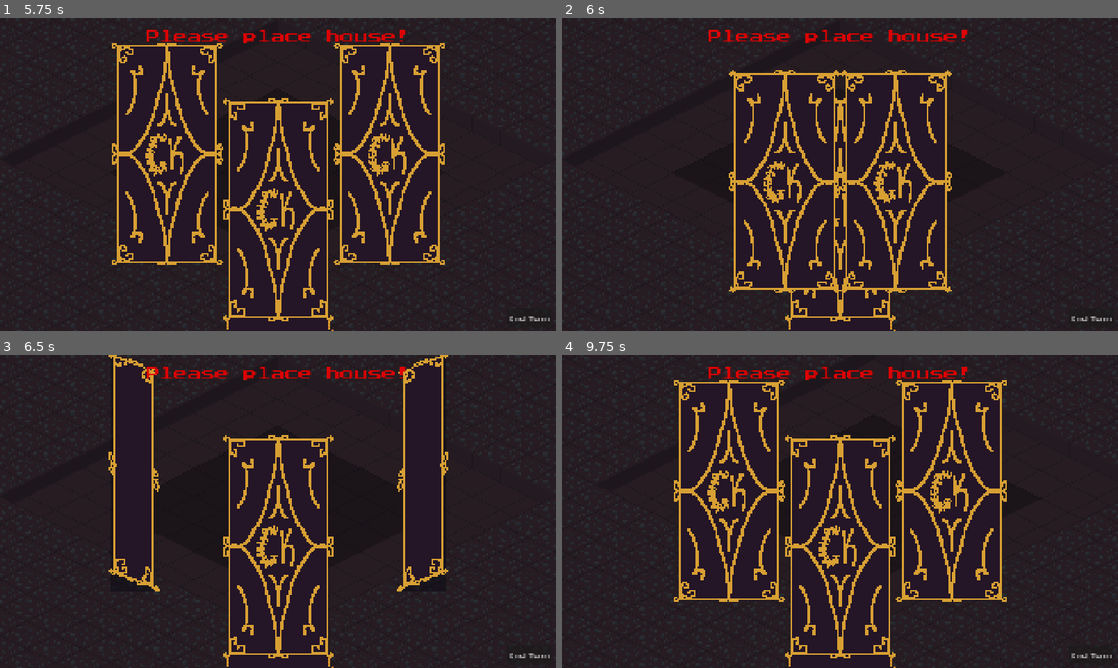
Above: before the commit, frames 1-4 (two rows, left to right).
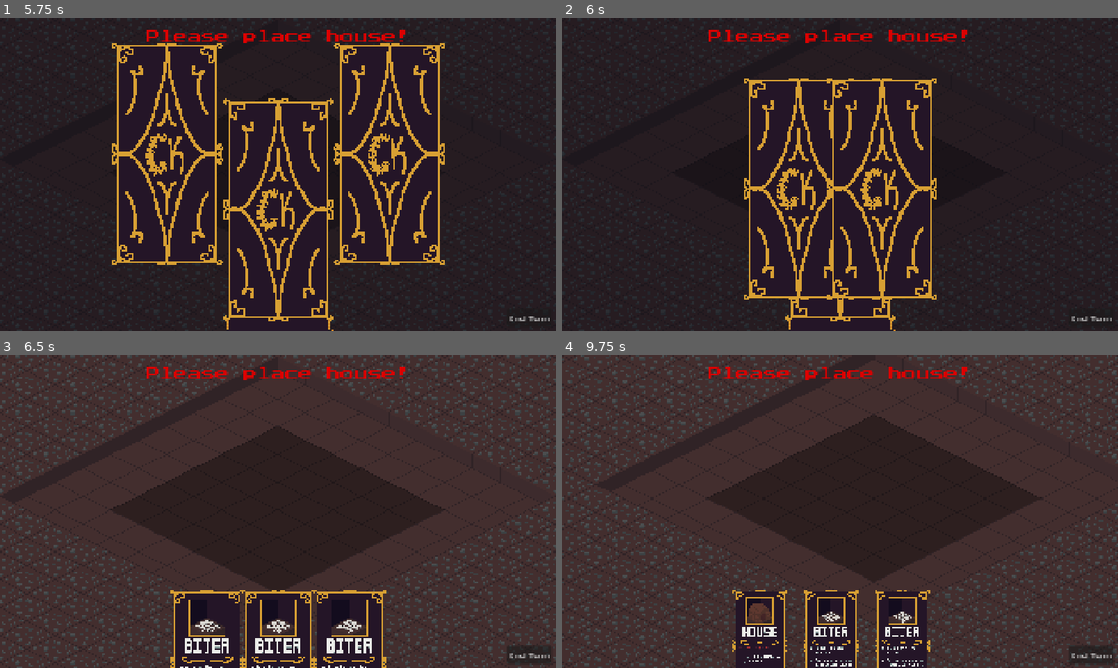
Above: after the commit, the same moments.

Repository: LogCheung/Critterking
Game: Godot game, scene res://World/Scenes/world.tscn
Two runs of this game, one before a commit and one after it. Both use one fixed random seed, a clock stepped at 60 frames per second and the inputs below.
Inputs (mouse positions are in pixels of both pictures, inside the frame that each line leads up to):
- Up to frame 1 (5.75 s): click (272, 215) at 0.5 s; click (500, 58) at 1.25 s; click (133, 136) at 2.02 s; click "End Turn" at 2.75 s; click (272, 215) at 3.5 s; click "End Turn" at 4.25 s; click (133, 136) at 5.02 s
- Up to frame 2 (6 s): click (834, 215) at 5.75 s
- Up to frame 3 (6.5 s): no input
- Up to frame 4 (9.75 s): click (767, 664) at 6.52 s; click "End Turn" at 7.25 s; tap Enter at 8 s; move the mouse to (962, 495) at 8.02 s; press the mouse at (962, 495) at 8.03 s; tap Space at 8.75 s; move the mouse to (728, 527) at 8.77 s; release the mouse at (728, 527) at 8.78 s; tap S (camera_move_down) at 8.85 s; click (728, 527) at 9.05 s; move the mouse to (895, 442) at 9.52 s; hold A (camera_move_left) from 9.53 s (still down)

Frame 1 is identical in both runs. In frame 2, 9.7% of the frame differs, in the area x 30-71%, y 16-90%; in frame 3, 73%; in frame 4, 75%, in the area x 0-100%, y 0-100%.

Commit message:
destroy / some hotfixes all round

Diff:
--- a/minibadkings/TileMap/Scenes/destroy.tscn
+++ b/minibadkings/TileMap/Scenes/destroy.tscn
@@ -1,9 +1,75 @@
-[gd_scene load_steps=3 format=3 uid="uid://chd7ep0osr0l3"]
+[gd_scene load_steps=12 format=3 uid="uid://chd7ep0osr0l3"]
 
+[ext_resource type="Texture2D" uid="uid://dlhx4lxoeh06y" path="res://TileMap/Assets/ruinBreak.png" id="1_nsf1k"]
 [ext_resource type="Script" uid="uid://bf12ijtnudn3f" path="res://TileMap/Scripts/destroy.gd" id="1_u202p"]
 
+[sub_resource type="AtlasTexture" id="AtlasTexture_5etl2"]
+atlas = ExtResource("1_nsf1k")
+region = Rect2(0, 0, 67, 44)
+
+[sub_resource type="AtlasTexture" id="AtlasTexture_cpfib"]
+atlas = ExtResource("1_nsf1k")
+region = Rect2(67, 0, 67, 44)
+
+[sub_resource type="AtlasTexture" id="AtlasTexture_idj0c"]
+atlas = ExtResource("1_nsf1k")
+region = Rect2(134, 0, 67, 44)
+
+[sub_resource type="AtlasTexture" id="AtlasTexture_cys4n"]
+atlas = ExtResource("1_nsf1k")
+region = Rect2(201, 0, 67, 44)
+
+[sub_resource type="AtlasTexture" id="AtlasTexture_x5q18"]
+atlas = ExtResource("1_nsf1k")
+region = Rect2(268, 0, 67, 44)
+
+[sub_resource type="AtlasTexture" id="AtlasTexture_ox00v"]
+atlas = ExtResource("1_nsf1k")
+region = Rect2(335, 0, 67, 44)
+
+[sub_resource type="AtlasTexture" id="AtlasTexture_wnu8d"]
+atlas = ExtResource("1_nsf1k")
+region = Rect2(402, 0, 67, 44)
+
+[sub_resource type="AtlasTexture" id="AtlasTexture_u2rrs"]
+atlas = ExtResource("1_nsf1k")
+region = Rect2(469, 0, 67, 44)
+
 [sub_resource type="SpriteFrames" id="SpriteFrames_u202p"]
+animations = [{
+"frames": [{
+"duration": 1.0,
+"texture": SubResource("AtlasTexture_5etl2")
+}, {
+"duration": 1.0,
+"texture": SubResource("AtlasTexture_cpfib")
+}, {
+"duration": 1.0,
+"texture": SubResource("AtlasTexture_idj0c")
+}, {
+"duration": 1.0,
+"texture": SubResource("AtlasTexture_cys4n")
+}, {
+"duration": 1.0,
+"texture": SubResource("AtlasTexture_x5q18")
+}, {
+"duration": 1.0,
+"texture": SubResource("AtlasTexture_ox00v")
+}, {
+"duration": 1.0,
+"texture": SubResource("AtlasTexture_wnu8d")
+}, {
+"duration": 1.0,
+"texture": SubResource("AtlasTexture_u2rrs")
+}],
+"loop": false,
+"name": &"default",
+"speed": 5.0
+}]
 
 [node name="destroy" type="AnimatedSprite2D"]
+z_index = 4096
 sprite_frames = SubResource("SpriteFrames_u202p")
+frame = 7
+frame_progress = 1.0
 script = ExtResource("1_u202p")
--- a/minibadkings/TileMap/Scripts/building.gd
+++ b/minibadkings/TileMap/Scripts/building.gd
@@ -32,6 +32,7 @@
 func _ready() -> void:
 	match_type()
 	tile = tileWorld.ground.local_to_map(global_position)
+	tileWorld.ground.set_cell(tile,0,Vector2(0,0),2)
 	doorstepTile = tile + Vector2i(1,0)
 	anim.play("build")
 
@@ -95,9 +96,17 @@
 		occupant.terminate()
 
 func remove() -> void:
+	type = TYPE.RUINS
+	if type == TYPE.HOUSE:
+		var buildings = get_tree().get_nodes_in_group("BUILDING")
+		buildings = buildings.filter(func(b):return b.type == Building.TYPE.HOUSE)
+		if buildings.is_empty():
+			ui.game_over.emit()
+
 	tileWorld.ground.set_cell(tile,0,Vector2(0,0),1)
+	queue_free()
 	tileWorld.handle_navigable_cells()
-	queue_free()
+
 
 func _on_hurt_box_area_entered(area: Area2D) -> void:
 	if !type == TYPE.TRAP : return
--- a/minibadkings/TileMap/Scripts/destroy.gd
+++ b/minibadkings/TileMap/Scripts/destroy.gd
@@ -1,4 +1,6 @@
 extends AnimatedSprite2D
 
 func _ready() -> void:
-	pass
+	play("default")
+	await animation_finished
+	queue_free()
--- a/minibadkings/TileMap/Scripts/tile_world.gd
+++ b/minibadkings/TileMap/Scripts/tile_world.gd
@@ -32,11 +32,14 @@
 		unit_tiles.append(group.tile)
 
 	var buildingsCells = get_tree().get_nodes_in_group("BUILDING")
+	#var buildings = buildingsCells
 	buildingsCells = buildingsCells.filter(func(b: Building):return b.type != b.TYPE.TRAP)
 	buildingsCells = buildingsCells.map(func(b : Building):return b.tile)
-	# change tile data for buildings
-	for cell in buildingsCells:
-		ground.set_cell(cell,0,Vector2(0,0),2)
+	# change tile data for buildings is done in building ready script
+	#for cell in buildingsCells:
+		#ground.set_cell(cell,0,Vector2(0,0),2)
+
+
 
 	var navCells : Array = ground.get_used_cells_by_id(0,Vector2(0,0),0)
 	navCells.append_array(ground.get_used_cells_by_id(0,Vector2(0,0),1))
@@ -83,3 +86,11 @@
 		outskirt_tiles.append(Vector2i(x,pos.y - 1))
 	for tile in outskirt_tiles:
 		ground.set_cell(tile,0,Vector2(0,0),4)
+
+func draw_build_area() -> void:
+	var start = Vector2i(6,-2)
+	var end = Vector2i(11,3)
+	var extra = Global.expansions
+	for x in range(start.x - extra, end.x + extra):
+		for y in range(start.y - extra, end.y + extra):
+			ground.set_cell(Vector2i(x,y),0,Vector2(0,0),1)
--- a/minibadkings/UI/Scenes/card.gd
+++ b/minibadkings/UI/Scenes/card.gd
@@ -60,9 +60,9 @@
 	tile = world.tile2
 	var ploppableTiles = tileWorld.ground.get_used_cells_by_id(0,Vector2(0,0),1)
 	var hoverTiles = tileWorld.hover.get_used_cells()
-	#var occupiedTiles = tileWorld.ground.get_used_cells_by_id(0,Vector2(0,0),3)
 	ploppableTiles = ploppableTiles.filter(func(t):return hoverTiles.has(t))
 	var groupNode = get_tree().get_first_node_in_group("GROUPSNODE")
+
 	if ploppableTiles.has(tile):
 		if type > 3:
 			plop_building()
@@ -74,16 +74,20 @@
 		await get_tree().create_timer(.2).timeout
 		groupNode.add_child(group)
 
-		# remove self
-		selected = false
-		Global.cardsInHand.remove_at(Global.cardsInHand.find(self))
-		refresh_positions()
-		queue_free()
+		remove_self()
 	else:
+		if check_if_merge(tile) : remove_self()
+		if check_destroy(tile): remove_self()
 		sprite_2d.scale = Vector2(1.0,1.0)
 		position = default_position
 		selected = false
 	tileWorld.handle_navigable_cells()
+
+func remove_self() -> void:
+	selected = false
+	Global.cardsInHand.remove_at(Global.cardsInHand.find(self))
+	refresh_positions()
+	queue_free()
 func plop_building() -> void:
 	var buildingNode = get_tree().get_first_node_in_group("BUILDINGSNODE")
 	var building = BUILDING.instantiate()
@@ -119,6 +123,37 @@
 	if takenTiles.has(Vector2i(plopTile)): return true
 	return false
 
+func check_destroy(plopTile : Vector2) -> bool:
+	var buildTiles = tileWorld.ground.get_used_cells_by_id(0,Vector2(0,0),2)
+	if type != CARDTYPE.DESTROY : return false
+	if !buildTiles.has(Vector2i(plopTile)): return false
+	# tile is showing tilemap coords
+	var buildings = get_tree().get_nodes_in_group("BUILDING")
+
+	# create destruction
+	var des = preload("res://TileMap/Scenes/destroy.tscn").instantiate()
+	des.global_position = tileWorld.ground.map_to_local(plopTile)
+	world.add_child(des)
+	for b : Building in buildings:
+		if b.tile == Vector2i(plopTile):
+			b.remove()
+			return true
+	return false
+
+func check_if_merge(plopTile : Vector2) -> bool:
+	var groups = get_tree().get_nodes_in_group("ALLYGROUP")
+	var targetGroup : AllyGroup
+	# Identify group that is going to be upgraded
+	for g : AllyGroup in groups:
+		if !g.tile == plopTile : continue
+		targetGroup = g
+
+	if is_instance_valid(targetGroup):
+		targetGroup.being_upgraded.emit()
+		return true
+
+	return false
+
 func randomize_type() -> void:
 	match rolltype:
 		ROLLTYPE.GENERAL:
--- a/minibadkings/UI/Scenes/ui.tscn
+++ b/minibadkings/UI/Scenes/ui.tscn
@@ -329,18 +329,18 @@
 offset = Vector2(960, 540)
 
 [node name="newgame" type="Button" parent="gameover/over"]
-offset_left = 3.0
-offset_top = 147.0
-offset_right = 97.0
-offset_bottom = 178.0
+offset_left = 13.0
+offset_top = 877.0
+offset_right = 587.0
+offset_bottom = 1076.0
 focus_mode = 0
 flat = true
 
 [node name="title" type="Button" parent="gameover/over"]
-offset_left = 242.0
-offset_top = 147.0
-offset_right = 318.0
-offset_bottom = 178.0
+offset_left = 1460.0
+offset_top = 875.0
+offset_right = 1912.0
+offset_bottom = 1076.0
 focus_mode = 0
 flat = true
 
--- a/minibadkings/UI/Scripts/ui.gd
+++ b/minibadkings/UI/Scripts/ui.gd
@@ -89,6 +89,12 @@
 	%nights.text = str(Global.nights)
 
 func _on_show_pressed() -> void:
+	if anim.is_playing():return
+	var cardSprites = get_tree().get_nodes_in_group("CARD")
+
+	for card : Card in cardSprites:
+		if !card.for_show : continue
+		if card.visible: return
 	$Shuffle
 	%Shuffle.play()
 	anim.play("cardshow")
--- a/minibadkings/Units/Scenes/enemy.tscn
+++ b/minibadkings/Units/Scenes/enemy.tscn
@@ -19,7 +19,7 @@
 height = 4.0
 
 [sub_resource type="RectangleShape2D" id="RectangleShape2D_ubmlb"]
-size = Vector2(8, 15)
+size = Vector2(10, 15)
 
 [sub_resource type="RectangleShape2D" id="RectangleShape2D_pm8qt"]
 size = Vector2(7, 8)
@@ -129,6 +129,22 @@
 "values": [false, true]
 }
 
+[sub_resource type="Animation" id="Animation_8inca"]
+resource_name = "death"
+step = 0.125
+tracks/0/type = "value"
+tracks/0/imported = false
+tracks/0/enabled = true
+tracks/0/path = NodePath("Flip/Sprite2D:frame")
+tracks/0/interp = 1
+tracks/0/loop_wrap = true
+tracks/0/keys = {
+"times": PackedFloat32Array(0, 0.125, 0.25, 0.375, 0.5, 0.625, 0.75, 0.875),
+"transitions": PackedFloat32Array(1, 1, 1, 1, 1, 1, 1, 1),
+"update": 1,
+"values": [22, 23, 24, 25, 26, 27, 28, 29]
+}
+
 [sub_resource type="Animation" id="Animation_yd6on"]
 resource_name = "idle"
 loop_mode = 1
@@ -161,22 +177,6 @@
 "transitions": PackedFloat32Array(1, 1, 1, 1, 1, 1, 1, 1),
 "update": 1,
 "values": [14, 15, 16, 17, 18, 19, 20, 21]
-}
-
-[sub_resource type="Animation" id="Animation_8inca"]
-resource_name = "death"
-step = 0.125
-tracks/0/type = "value"
-tracks/0/imported = false
-tracks/0/enabled = true
-tracks/0/path = NodePath("Flip/Sprite2D:frame")
-tracks/0/interp = 1
-tracks/0/loop_wrap = true
-tracks/0/keys = {
-"times": PackedFloat32Array(0, 0.125, 0.25, 0.375, 0.5, 0.625, 0.75, 0.875),
-"transitions": PackedFloat32Array(1, 1, 1, 1, 1, 1, 1, 1),
-"update": 1,
-"values": [22, 23, 24, 25, 26, 27, 28, 29]
 }
 
 [sub_resource type="AnimationLibrary" id="AnimationLibrary_jqc0h"]
@@ -218,7 +218,7 @@
 collision_mask = 2
 
 [node name="CollisionShape2D" type="CollisionShape2D" parent="Flip/HurtBox"]
-position = Vector2(5, 1.5)
+position = Vector2(4, 1.5)
 shape = SubResource("RectangleShape2D_ubmlb")
 disabled = true
 debug_color = Color(0.793403, 0.426364, 1.92523e-07, 0.42)
--- a/minibadkings/Units/Scenes/unit.tscn
+++ b/minibadkings/Units/Scenes/unit.tscn
@@ -1,8 +1,9 @@
-[gd_scene load_steps=36 format=3 uid="uid://dkqw1dmj0wkgb"]
+[gd_scene load_steps=37 format=3 uid="uid://dkqw1dmj0wkgb"]
 
 [ext_resource type="PackedScene" uid="uid://ddc6mf0gqftb" path="res://Units/Scenes/hit_box.tscn" id="1_pm8qt"]
 [ext_resource type="Script" uid="uid://13y7jtc01ydv" path="res://Units/Scripts/ally.gd" id="1_q458e"]
-[ext_resource type="Texture2D" uid="uid://derf24r2nwwjt" path="res://Units/Assets/AllyMelee/AllyMeleeNormalSE.png" id="2_t5nd1"]
+[ext_resource type="Material" uid="uid://blwf6yqh85bg4" path="res://Units/Shaders/unitHighlight.tres" id="2_amxnv"]
+[ext_resource type="Texture2D" uid="uid://derf24r2nwwjt" path="res://Units/Assets/AllyMelee/AllyMeleeNormalSE.png" id="3_amxnv"]
 [ext_resource type="Script" uid="uid://bxew2mys8y8u8" path="res://addons/utility_ai/agent/agent.gd" id="5_t35g5"]
 [ext_resource type="PackedScene" uid="uid://d0dhe2lv3x4u3" path="res://Units/Debug/utility_debug.tscn" id="5_yd6on"]
 [ext_resource type="Script" uid="uid://bpvkdlp8jw4sj" path="res://addons/utility_ai/actions/action.gd" id="6_m88pn"]
@@ -19,7 +20,7 @@
 height = 4.0
 
 [sub_resource type="RectangleShape2D" id="RectangleShape2D_daau3"]
-size = Vector2(8, 15)
+size = Vector2(10, 15)
 
 [sub_resource type="RectangleShape2D" id="RectangleShape2D_pm8qt"]
 size = Vector2(5, 7)
@@ -221,7 +222,8 @@
 
 [node name="Sprite2D" type="Sprite2D" parent="Flip"]
 unique_name_in_owner = true
-texture = ExtResource("2_t5nd1")
+material = ExtResource("2_amxnv")
+texture = ExtResource("3_amxnv")
 hframes = 30
 frame = 1
 
@@ -231,7 +233,7 @@
 collision_mask = 4
 
 [node name="CollisionShape2D" type="CollisionShape2D" parent="Flip/HurtBox"]
-position = Vector2(5, 1.5)
+position = Vector2(4, 1.5)
 shape = SubResource("RectangleShape2D_daau3")
 disabled = true
 debug_color = Color(0.793403, 0.426364, 1.92523e-07, 0.42)
--- a/minibadkings/Units/Scenes/unit_group.tscn
+++ b/minibadkings/Units/Scenes/unit_group.tscn
@@ -6,7 +6,7 @@
 [sub_resource type="ConvexPolygonShape2D" id="ConvexPolygonShape2D_onkey"]
 points = PackedVector2Array(0, -16, 32, 0, 0, 16, -32, 0)
 
-[node name="UnitGroup" type="Node2D"]
+[node name="UnitGroup" type="Node2D" groups=["ALLYGROUP"]]
 z_index = 1
 z_as_relative = false
 script = ExtResource("1_onkey")
--- a/minibadkings/Units/Scripts/ally.gd
+++ b/minibadkings/Units/Scripts/ally.gd
@@ -4,15 +4,32 @@
 const MELEENORMALSE = preload("res://Units/Assets/AllyMelee/AllyMeleeNormalSE.png")
 const RANGEDNORMALSE = preload("res://Units/Assets/AllyRanged/AllyRangedNormalSE.png")
 const SHIELDEDNORMALSE = preload("res://Units/Assets/AllyShield/AllyShieldNormalSE.png")
+const MELEENORMALNW = preload("res://Units/Assets/AllyMelee/AllyMeleeNormalNW.png")
+const RANGEDNORMALNW = preload("res://Units/Assets/AllyRanged/AllyRangedNormalNW.png")
+const SHIELDEDNORMALNW = preload("res://Units/Assets/AllyShield/AllyShieldNormalNW.png")
+
+const UPMELEENORMALSE = preload("res://Units/Assets/AllyMelee/AllyMeleeUpgradedSE.png")
+const UPRANGEDNORMALSE = preload("res://Units/Assets/AllyRanged/AllyRangedUpgradedSE.png")
+const UPSHIELDEDNORMALSE = preload("res://Units/Assets/AllyShield/AllyShieldUpgradedSE.png")
+const UPMELEENORMALNW = preload("res://Units/Assets/AllyMelee/AllyMeleeUpgradedNW.png")
+const UPRANGEDNORMALNW = preload("res://Units/Assets/AllyRanged/AllyRangedUpgradedNW.png")
+const UPSHIELDEDNORMALNW = preload("res://Units/Assets/AllyShield/AllyShieldUpgradedNW.png")
+
 var allyGroup : AllyGroup
 var healing : bool
 
 func _ready() -> void:
 	allyGroup = group
+	if upgraded:
+		max_health = max_health + 1
+		health = max_health
+		damage = damage + 1
+
 	super._ready()
 	selected.connect(on_selected)
 	unselected.connect(on_unselected)
 	match_type()
+
 	await get_tree().create_timer(.5).timeout
 	set_collision_layer_value(1,true)
 
@@ -123,6 +140,15 @@
 			sprite_2d.texture = SHIELDEDNORMALSE
 			damage = 1
 
+func match_sprite() -> void:
+	match type:
+		TYPE.MELEE:
+			pass
+		TYPE.RANGED:
+			pass
+		TYPE.SHIELDED:
+			pass
+
 func _on_utility_ai_agent_top_score_action_changed(top_action_id: Variant) -> void:
 	match top_action_id:
 		"none":
--- a/minibadkings/Units/Scripts/group.gd
+++ b/minibadkings/Units/Scripts/group.gd
@@ -43,6 +43,7 @@
 			var unit : Unit = unit_type.instantiate()
 			unit.position = last_pos + Vector2(x_sep,y_sep)
 			unit.rotation -= rotation
+			unit.upgraded = upgraded
 			unit.group = self
 			unit.type = type
 
--- a/minibadkings/Units/Scripts/unit_group.gd
+++ b/minibadkings/Units/Scripts/unit_group.gd
@@ -1,5 +1,7 @@
 extends Group
 class_name AllyGroup
+
+signal being_upgraded
 
 const UNIT : PackedScene = preload("res://Units/Scenes/unit.tscn")
 
@@ -9,6 +11,7 @@
 
 func _ready() -> void:
 	super._ready()
+	being_upgraded.connect(on_being_upgraded)
 	tile = tileWorld.ground.local_to_map(global_position)
 	create_formation(UNIT)
 
@@ -81,3 +84,11 @@
 	for h : Building in houses:
 		if h.occupant != null: continue
 		h.sprite_2d.material = h.HIGHLIGHT if highlight else null
+
+func on_being_upgraded() -> void:
+	if !upgraded:
+		upgraded = true
+	elif upgraded:
+		max_size = 12
+	create_formation(UNIT)
+	pass
--- a/minibadkings/World/Scripts/world.gd
+++ b/minibadkings/World/Scripts/world.gd
@@ -32,6 +32,7 @@
 	new_game()
 
 func new_game() -> void:
+	%SpawnTimer.stop()
 	Global.nights = 0
 	Global.expansions = 0
 	Global.cardsInHand.clear()
@@ -58,6 +59,7 @@
 		path.queue_free()
 
 func clear_world() -> void:
+	tileWorld.draw_build_area()
 	# groups
 	for group : Group in groupNode.get_children():
 		group.terminate()
@@ -179,6 +181,7 @@
 	# repair buildings
 	var buildings = get_tree().get_nodes_in_group("BUILDINGS")
 	for b : Building in buildings:
+		if !b.type == Building.TYPE.HOUSE: continue
 		b.health = b.max_health
 
 	tileWorld.handle_navigable_cells()
--- a/minibadkings/project.godot
+++ b/minibadkings/project.godot
@@ -42,6 +42,7 @@
 CARD=""
 BUILDING=""
 ENEMY=""
+ALLYGROUP=""
 
 [input]
 
Binary file changed: minibadkings/TileMap/Assets/ruinBreak.png
